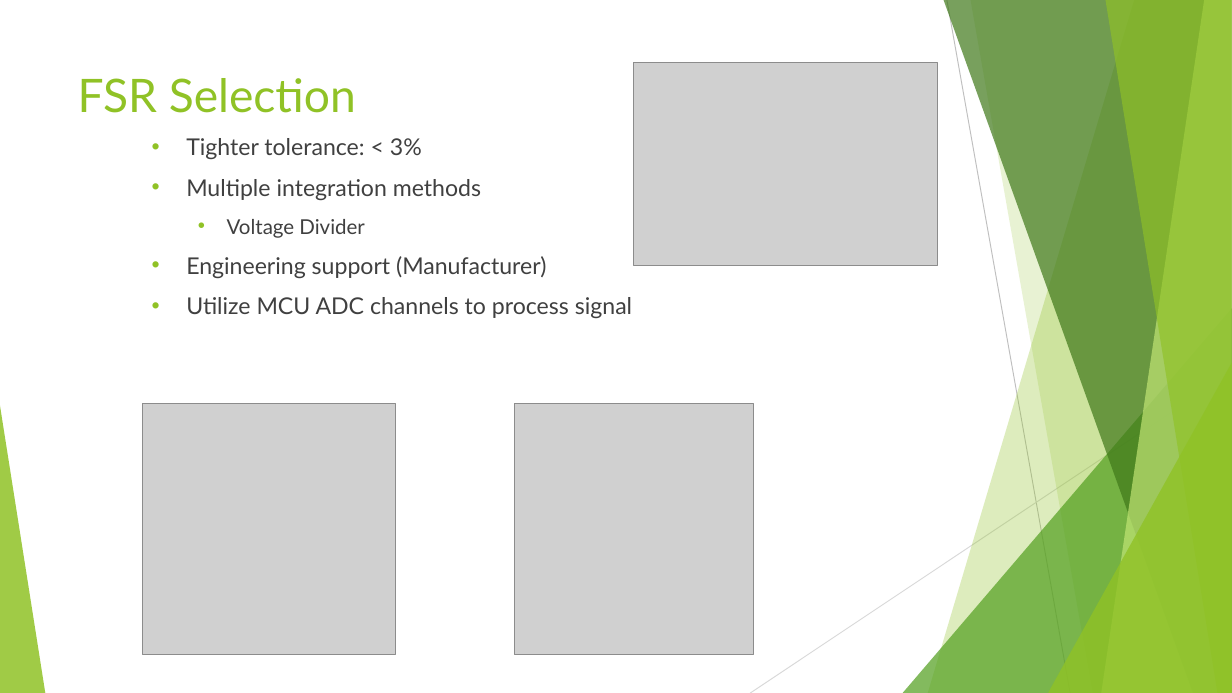
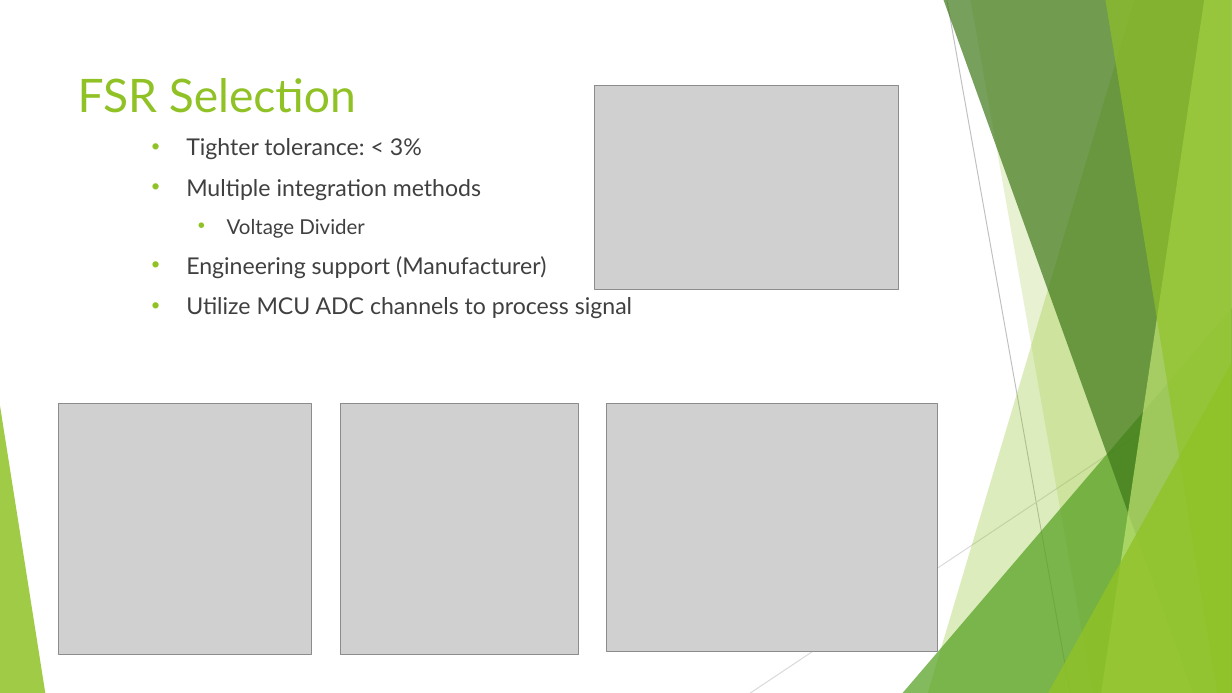
Before and after one commit to annavaykean/seniordesign_protoype, a slide deck: slide 14 of FinalPresentation.pptx. Drawn at 1232x693 pixels with LibreOffice and Linux fonts; fonts in the diff are those of the drawing; grey boxes stand for pictures. Boxes give left, top, right and bottom in pixels: in the first picture for what was removed or moved away, otherwise in the second. Text is boxed around its words. In the diff, an @@ line names an element or a change of style, - is before the commit and + after.

```diff
--- a/FinalPresentation.pptx
+++ b/FinalPresentation.pptx
@@ picture: place and size @@
-picture at bbox=[634, 62, 937, 265]
+picture at bbox=[595, 86, 898, 289]
@@ picture: place and size @@
-picture at bbox=[142, 404, 395, 655]
+picture at bbox=[59, 404, 311, 655]
@@ picture: place and size @@
-picture at bbox=[515, 404, 753, 655]
+picture at bbox=[340, 404, 579, 655]
@@ picture added at bbox=[607, 404, 937, 652] @@
```
Also in this commit, not shown: 2 other slides changed.
